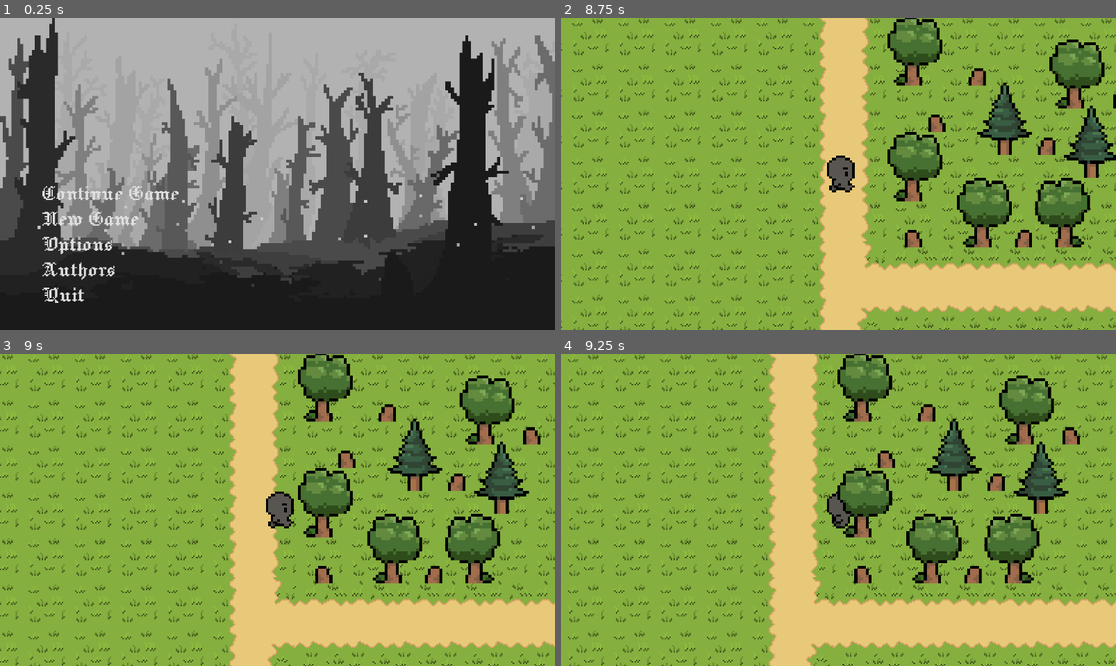
Above: before the commit, frames 1-4 (two rows, left to right).
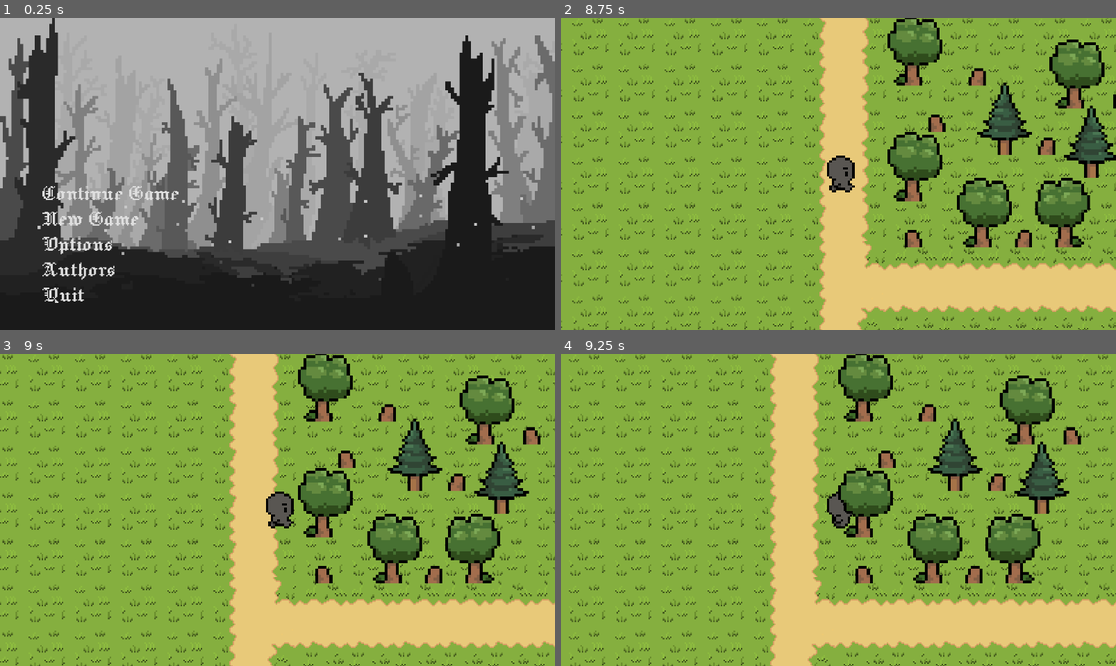
Above: after the commit, the same moments.

Repository: SosiskaKillerS/Darkness-of-the-Eternal-Lost---Songs-of-Twilight
Game: Godot game, scene res://main_menu.tscn
Two runs of this game, one before a commit and one after it. Both use one fixed random seed, a clock stepped at 60 frames per second and the inputs below.
Inputs:
- Up to frame 1 (0.25 s): no input
- Up to frame 2 (8.75 s): click "New Game" at 0.5 s; click "New Game" at 1.25 s; click "Continue Game" at 2 s; tap Enter at 2.75 s; hold Up (UP) 2.78-4.28 s; hold Left (LEFT) 4.28-5.78 s; hold Down (DOWN) 5.78-6.53 s; hold D (RIGHT) 6.53-7.28 s; hold Up (UP) 7.28-8.03 s; hold D (RIGHT) from 8.03 s (still down)
- Up to frame 3 (9 s): keep holding D (RIGHT)
- Up to frame 4 (9.25 s): keep holding D (RIGHT)

Frames 1-3 are identical in both runs. In frame 4, 8.7% of the frame differs, in the area x 1-100%, y 0-100%.

Commit message:
Update collusion for player
new collusion for player

Diff:
--- a/level_1.tscn
+++ b/level_1.tscn
@@ -106,7 +106,7 @@
 sources/0 = SubResource("TileSetAtlasSource_56gmd")
 
 [sub_resource type="RectangleShape2D" id="RectangleShape2D_sa87k"]
-size = Vector2(110, 124)
+size = Vector2(116, 132)
 
 [sub_resource type="Animation" id="Animation_8bmjc"]
 resource_name = "walkdown"
